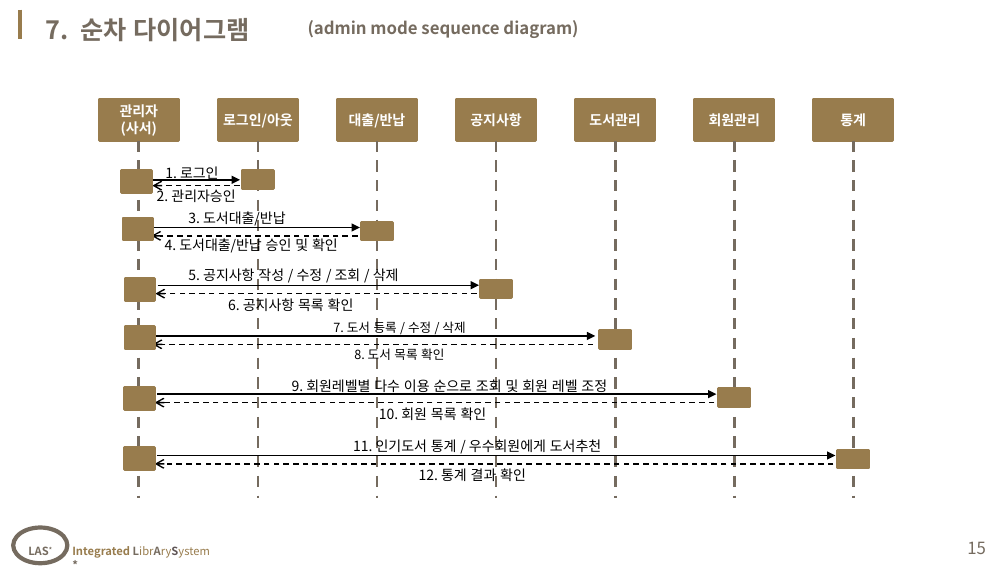
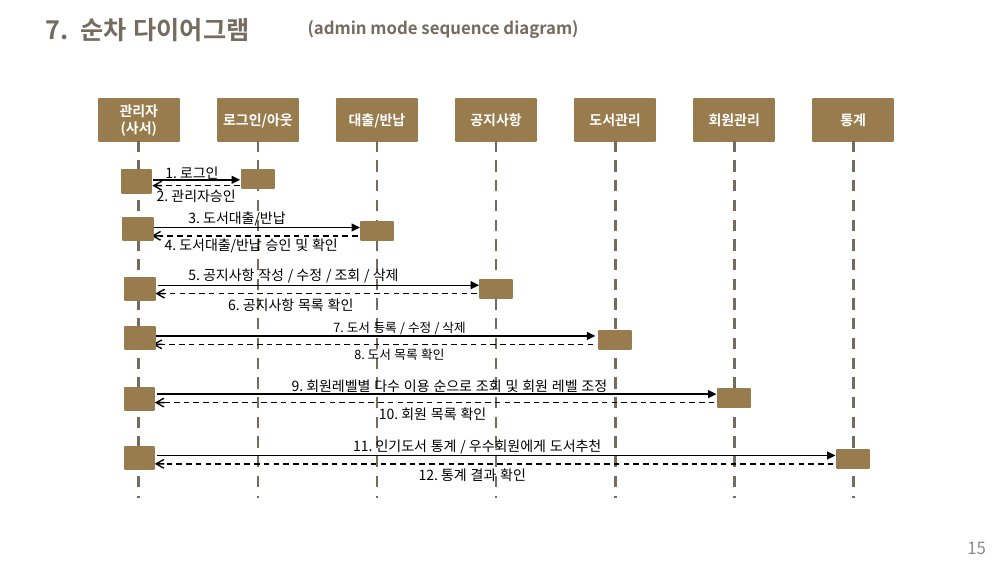
Before and after one commit to houn7145/class, a slide deck: slide 15 of project/EX/ppt가본.pptx. Drawn at 1008x567 pixels with LibreOffice and Linux fonts; fonts in the diff are those of the drawing; background and template pictures are left out. Boxes give left, top, right and bottom in pixels: in the first picture for what was removed or moved away, otherwise in the second. Text is boxed around its words. In the diff, an @@ line names an element or a change of style, - is before the commit and + after.

```diff
--- a/project/EX/ppt가본.pptx
+++ b/project/EX/ppt가본.pptx
@@ line removed from (20, 10) to (20, 39) @@
@@ ellipse removed at (13, 527, 68, 562) @@
-LAS*
@@ page number at (967, 542, 986, 554): text colour #756B5F to #8C8C8C @@
@@ text removed at (72, 546, 210, 558) @@
-Integrated LibrArySystem *
```
Also in this commit, not shown: 21 other slides changed, 2 slides added, 2 slides removed, 9 other files.
